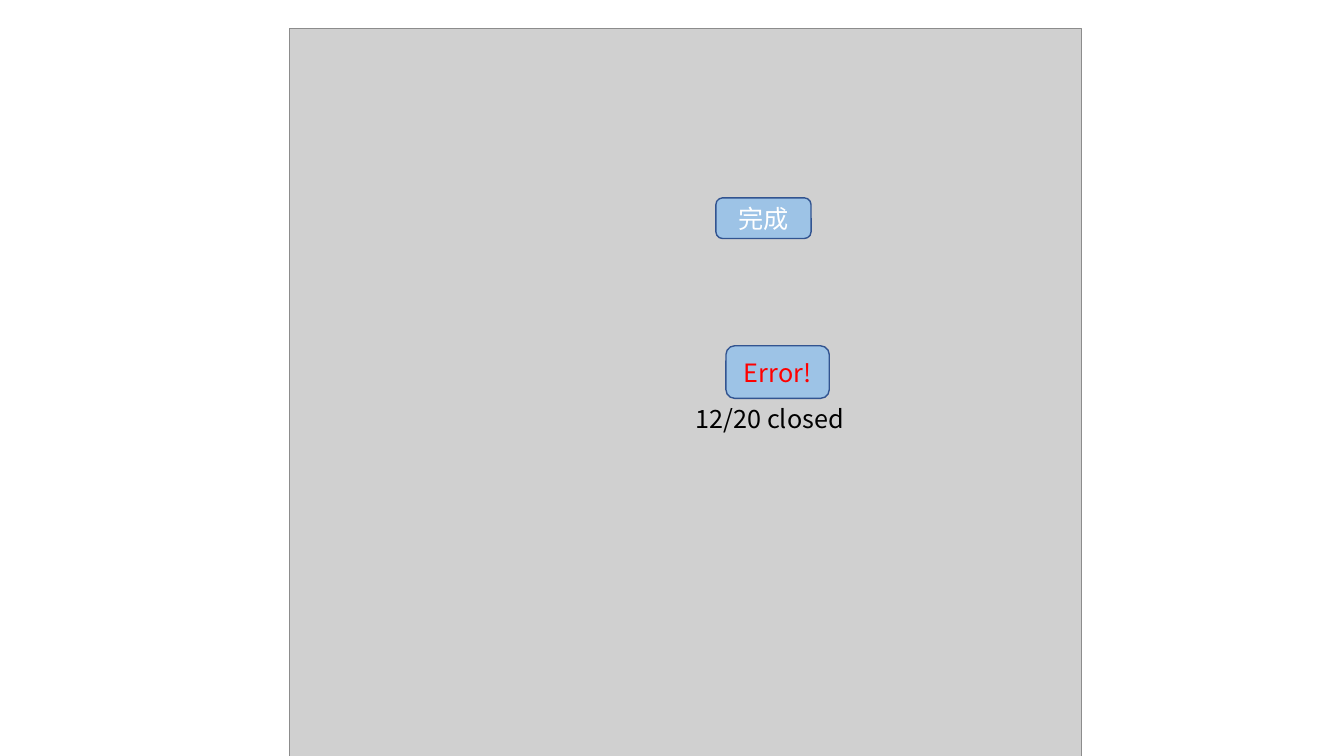
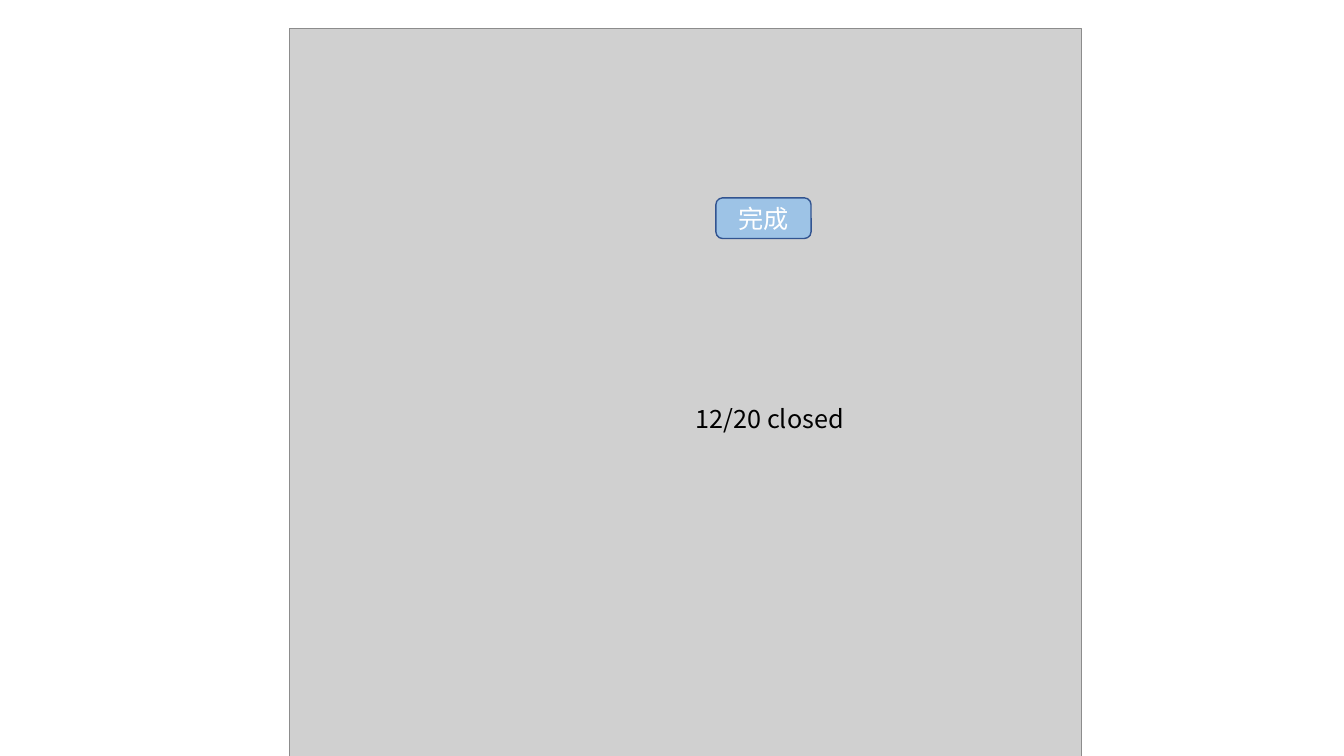
Before and after one commit to JACKPURCELL/JPEG_storage, a slide deck: slide 1 of WorkingRecording.pptx. Drawn at 1344x756 pixels with LibreOffice and Linux fonts; fonts in the diff are those of the drawing; grey boxes stand for pictures. Boxes give left, top, right and bottom in pixels: in the first picture for what was removed or moved away, otherwise in the second. Text is boxed around its words. In the diff, an @@ line names an element or a change of style, - is before the commit and + after.

```diff
--- a/WorkingRecording.pptx
+++ b/WorkingRecording.pptx
@@ rounded rectangle removed at <box>726,346,830,398</box> @@
-Error!
```
Also in this commit, not shown: 1 other slide changed, 16 other files.
